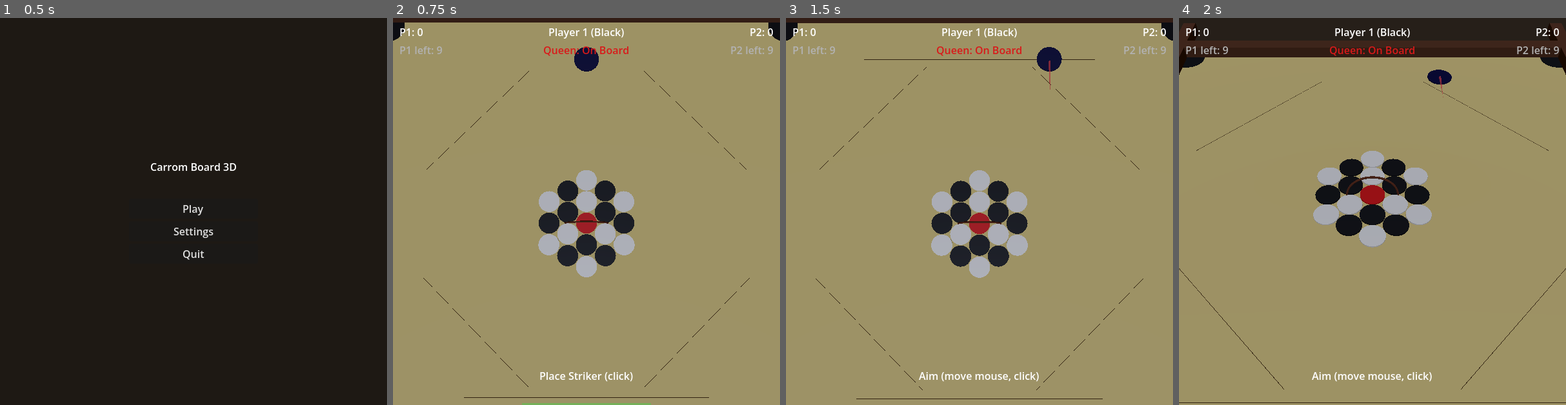
Above: before the commit, frames 1-4 (left to right).
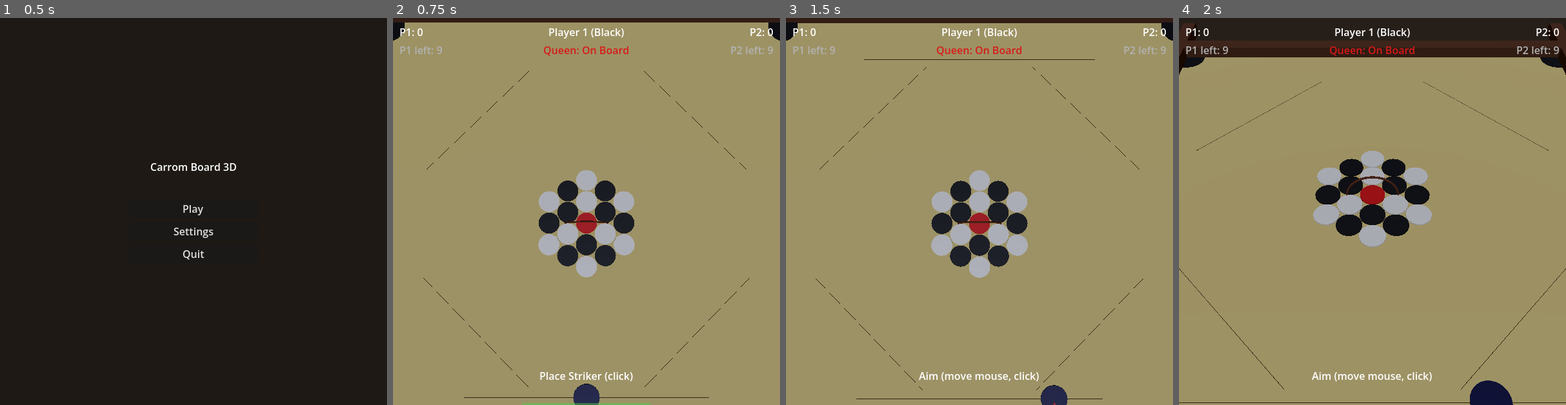
Above: after the commit, the same moments.

Repository: sidtheone/Carrom
Game: Godot game, scene res://scenes/main_menu.tscn
Same seed, same stepped clock (60 frames per second), same inputs: the game is played once before the commit and once after it.
Inputs (mouse positions are in pixels of both pictures, inside the frame that each line leads up to):
- Up to frame 1 (0.5 s): no input
- Up to frame 2 (0.75 s): click "Play" at 0.5 s
- Up to frame 3 (1.5 s): tap Enter at 1.25 s; move the mouse to (1064, 192) at 1.27 s; click (1064, 192) at 1.42 s
- Up to frame 4 (2 s): no input

Frame 1 is identical in both runs. In frame 2, 0.6% of the frame differs, in the area x 46-54%, y 7-100%; in frame 3, 0.6%; in frame 4, 0.8%, in the area x 64-87%, y 13-100%.

Commit message:
Fix P1 striker position — was at top, should be at bottom
P1 placement, shoot direction, and aim visual were all inverted:
- P1 now spawns at Z=+2.9 (bottom of screen), shoots toward -Z
- P2 now spawns at Z=-2.9 (top of screen), shoots toward +Z
- Aim indicator flip swapped to match new directions
- Initial striker spawn in board.gd updated to +2.9
- _handle_foul striker reset also swapped

Co-Authored-By: Claude Opus 4.6 (1M context) <noreply@anthropic.com>

Diff:
--- a/godot/scripts/board.gd
+++ b/godot/scripts/board.gd
@@ -288,7 +288,7 @@
 		GameManager.PieceColor.BLACK  # doesn't matter for striker
 	)
 	striker.name = "Striker"
-	striker.position = Vector3(0, MEN_HEIGHT * S * 0.5, -290.0 * S)
+	striker.position = Vector3(0, MEN_HEIGHT * S * 0.5, 290.0 * S)
 	striker.freeze = true
 
 	# Attach striker script
--- a/godot/scripts/game_manager.gd
+++ b/godot/scripts/game_manager.gd
@@ -92,8 +92,8 @@
 	if current_state != State.PLACE_STRIKER or striker == null:
 		return
 	var clamped_x := clampf(x_pos, PLACEMENT_X_MIN, PLACEMENT_X_MAX)
-	# Board is on XZ plane, Y is up. Striker placed along Z = PLACEMENT_Y
-	var placement_z: float = PLACEMENT_Y if current_player == 1 else -PLACEMENT_Y
+	# P1 at bottom (+Z), P2 at top (-Z) from camera's perspective
+	var placement_z: float = -PLACEMENT_Y if current_player == 1 else PLACEMENT_Y
 	striker.global_position = Vector3(clamped_x, 0.02, placement_z)
 	striker.linear_velocity = Vector3.ZERO
 	striker.angular_velocity = Vector3.ZERO
@@ -137,9 +137,9 @@
 	if striker == null:
 		return
 	striker.freeze = false
-	# Player 1 at Z=-2.9 shoots toward +Z (center), Player 2 at Z=+2.9 shoots toward -Z
+	# P1 at Z=+2.9 shoots toward -Z (center), P2 at Z=-2.9 shoots toward +Z
 	var angle_rad := deg_to_rad(aim_angle)
-	var direction := Vector3(sin(angle_rad), 0.0, cos(angle_rad))
+	var direction := Vector3(sin(angle_rad), 0.0, -cos(angle_rad))
 	if current_player == 2:
 		direction.z = -direction.z
 	var impulse := direction * power * 2.0  # scale for feel
@@ -203,7 +203,7 @@
 func _handle_foul() -> void:
 	# Reset striker to baseline
 	var next_player := 2 if current_player == 1 else 1
-	var placement_z: float = PLACEMENT_Y if next_player == 1 else -PLACEMENT_Y
+	var placement_z: float = -PLACEMENT_Y if next_player == 1 else PLACEMENT_Y
 	striker.global_position = Vector3(0, 0.02, placement_z)
 	striker.linear_velocity = Vector3.ZERO
 	striker.angular_velocity = Vector3.ZERO
--- a/godot/scripts/striker.gd
+++ b/godot/scripts/striker.gd
@@ -111,8 +111,8 @@
 	if _aim_indicator == null:
 		return
 	var angle_rad := deg_to_rad(GameManager.aim_angle)
-	var flip := 1.0 if GameManager.current_player == 1 else -1.0
-	# Offset cone in shoot direction: P1 toward +Z, P2 toward -Z
+	var flip := -1.0 if GameManager.current_player == 1 else 1.0
+	# Offset cone in shoot direction: P1 toward -Z, P2 toward +Z
 	_aim_indicator.position = Vector3(
 		sin(angle_rad) * flip * 0.35,
 		0.03,
